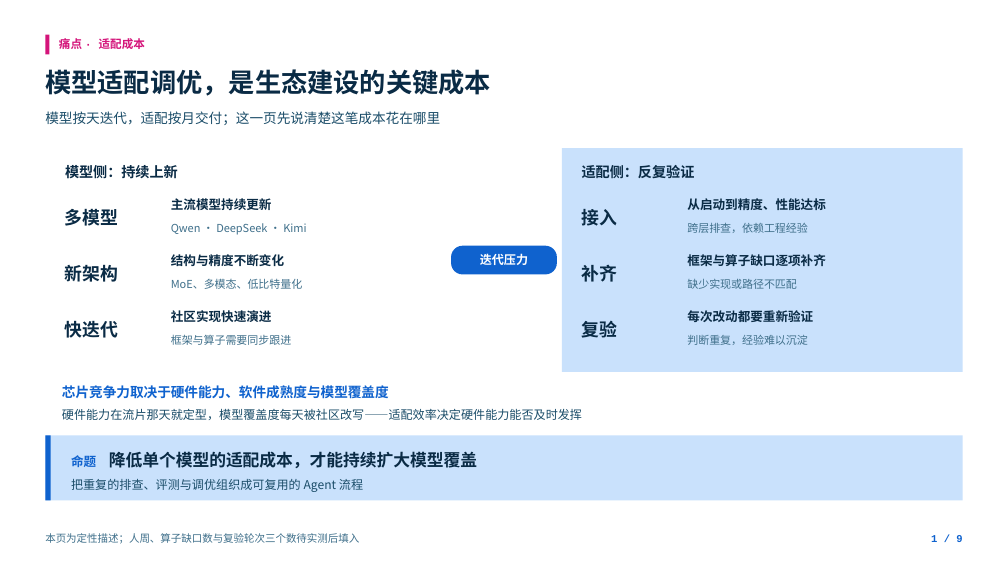
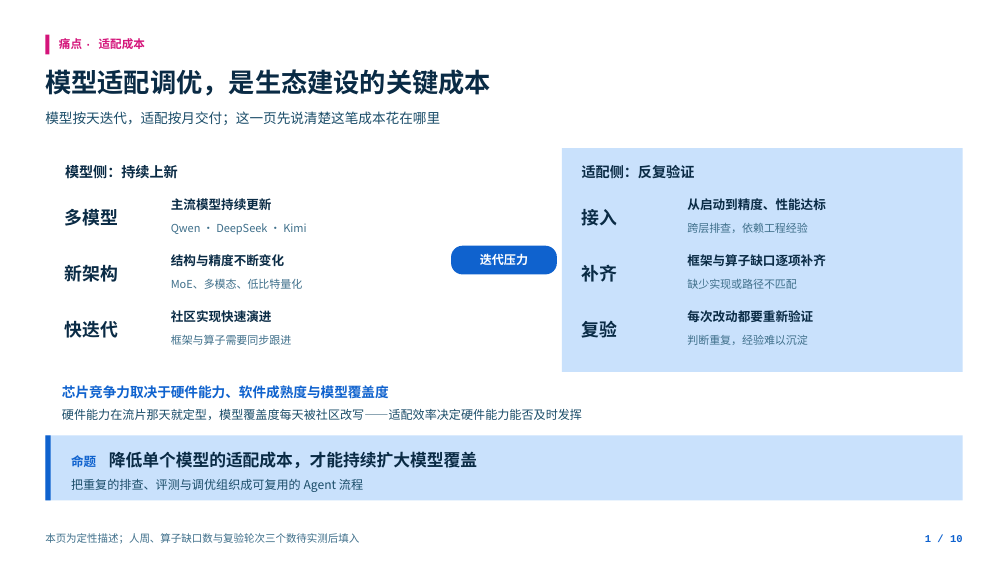
Before and after one commit to learning-sketch/sglang-maestro, a slide deck: slide 2 of slides/m100_agent_deck_1024.pptx. Drawn at 1008x567 pixels with LibreOffice and Linux fonts; fonts in the diff are those of the drawing; background and template pictures are left out. Boxes give left, top, right and bottom in pixels: in the first picture for what was removed or moved away, otherwise in the second. Text is boxed around its words. In the diff, an @@ line names an element or a change of style, - is before the commit and + after.

```diff
--- a/slides/m100_agent_deck_1024.pptx
+++ b/slides/m100_agent_deck_1024.pptx
@@ text at box(925, 535, 963, 542): text changed @@
-1 / 9
+1 / 10
```
Also in this commit, not shown: 9 other slides changed, 1 slide added, 5 other files.
